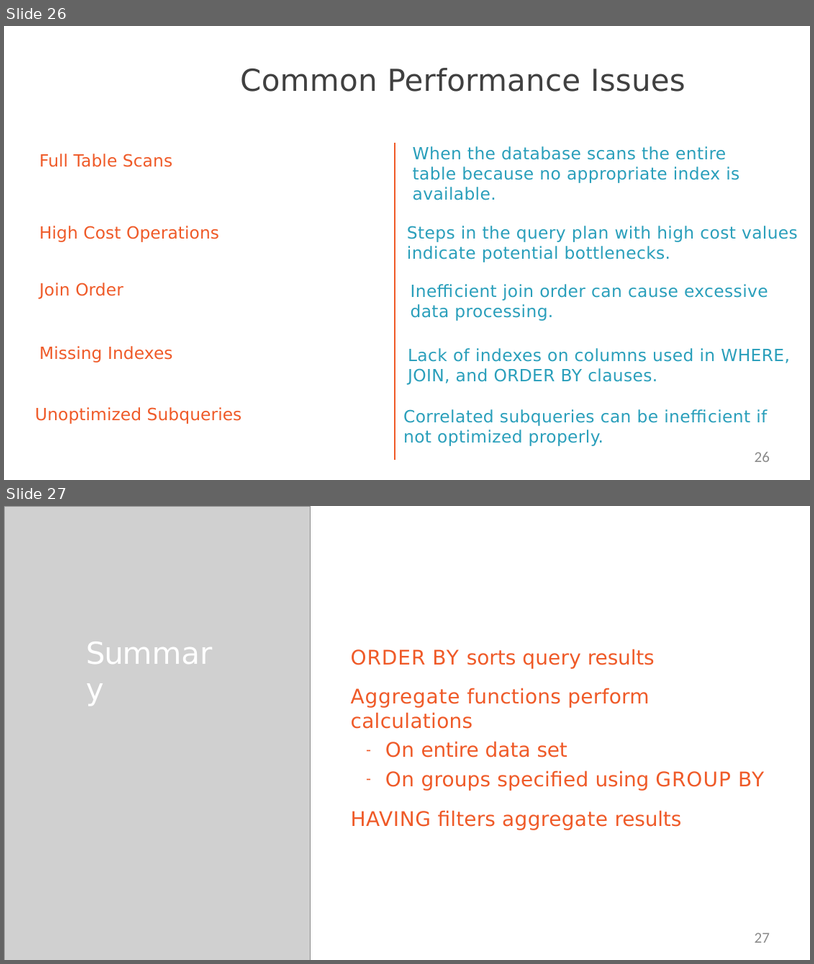
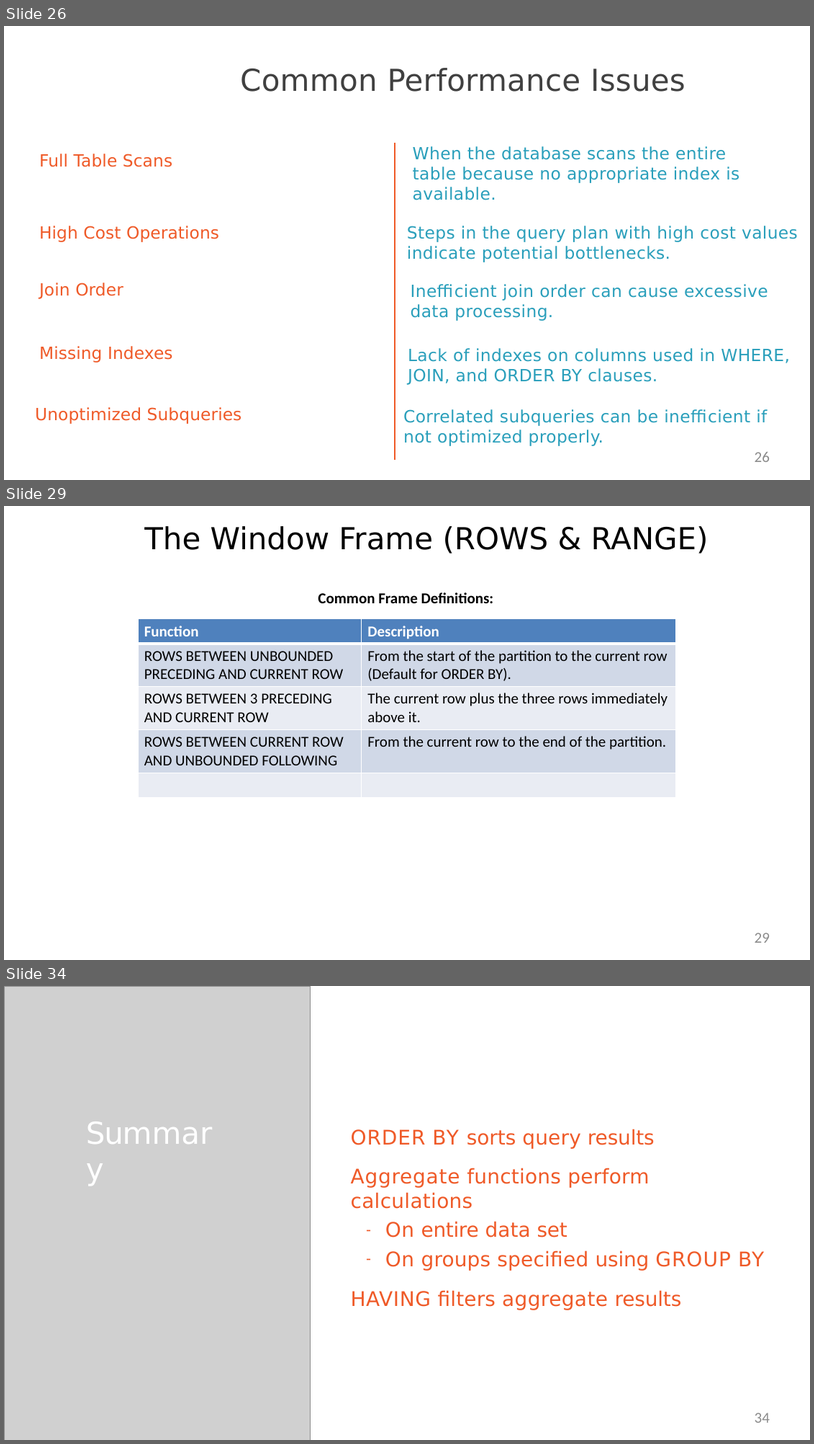
Before and after one commit to StevenJoseph19/GS-Training, a slide deck: Training Materials/8. PostgreSQL/1. Querying Data from PostgreSQL/Slides/6. Presenting and Aggregating Your Result/presenting-and-aggregating-your-results-slides.pptx. Shown one above the other, each under a label of ours: slides 26 and 27 before the commit, slides 26, 29 and 34 after it; the slides between them are not shown. The pictures are 814x964 and 814x1444 pixels, drawn with LibreOffice and Linux fonts; fonts in the diff are those of the drawing; grey boxes stand for pictures. Boxes give left, top, right and bottom in pixels: in the first picture for what was removed or moved away, otherwise in the second. Text is boxed around its words. In the diff, an @@ line names an element or a change of style, - is before the commit and + after.

```diff
--- a/Training Materials/8. PostgreSQL/1. Querying Data from PostgreSQL/Slides/6. Presenting and Aggregating Your Result/presenting-and-aggregating-your-results-slides.pptx
+++ b/Training Materials/8. PostgreSQL/1. Querying Data from PostgreSQL/Slides/6. Presenting and Aggregating Your Result/presenting-and-aggregating-your-results-slides.pptx
@@ slide 29 added at [4,506,810,960], background #FFFFFF @@
@@ title added at [144,526,709,554], 36 pt, text #000000 @@
+The Window Frame (ROWS & RANGE)
@@ text added at [318,592,494,603], 18 pt, text #000000, bold @@
+Common Frame Definitions:
@@ table added at [139,619,676,795], 5 rows, 2 columns @@
+Function | Description
+ROWS BETWEEN UNBOUNDED PRECEDING AND CURRENT ROW | From the start of the partition to the current row (Default for ORDER BY).
+ROWS BETWEEN 3 PRECEDING AND CURRENT ROW | The current row plus the three rows immediately above it.
+ROWS BETWEEN CURRENT ROW AND UNBOUNDED FOLLOWING | From the current row to the end of the partition.
+ | 
@@ page number added at [755,932,770,942], 18 pt, text #8C8C8C @@
+29
@@ what was slide 27 is now slide 34 @@
@@ page number at [755,1412,770,1422]: text changed @@
-27
+34
```
Also in this commit, not shown: 6 other slides added.
